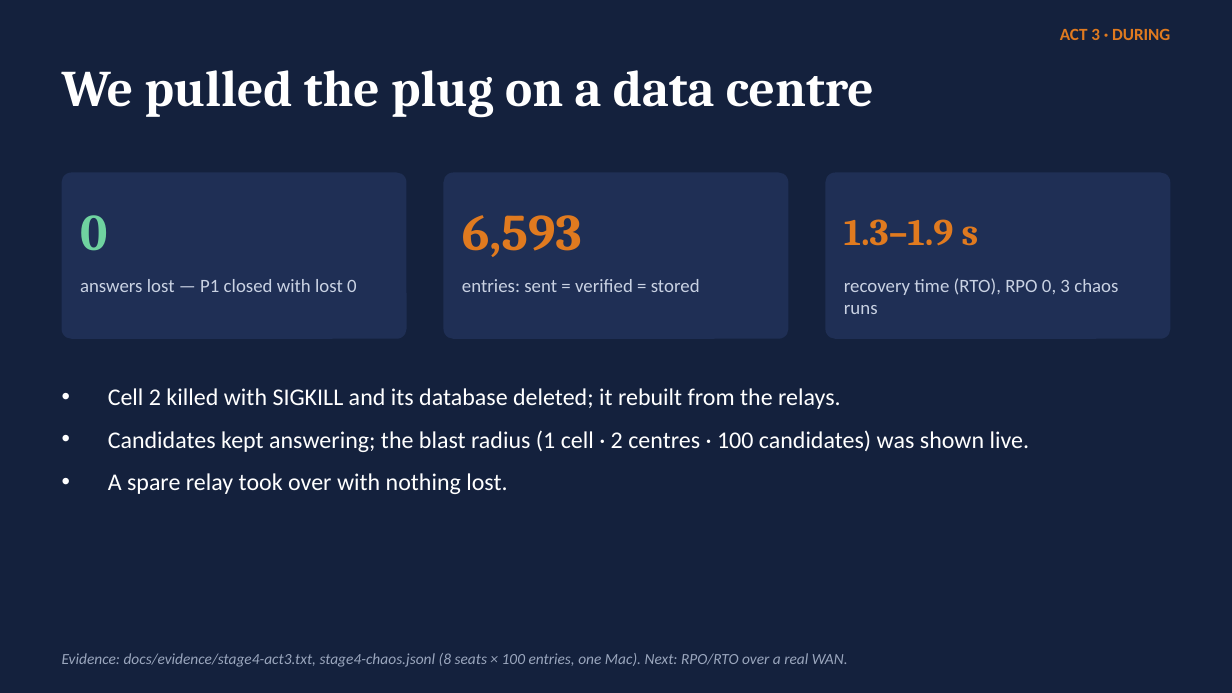
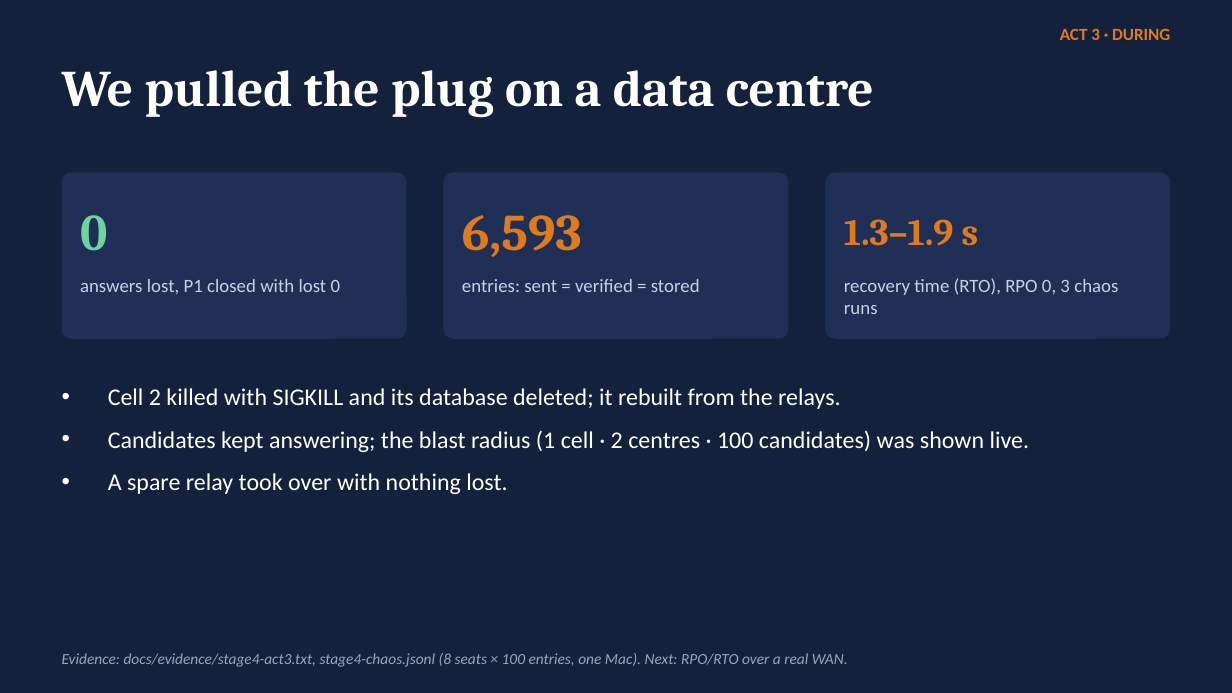
Before and after one commit to anirudh12032008/saakshi, a slide deck: slide 7 of docs/deck/saakshi.pptx. Drawn at 1232x693 pixels with LibreOffice and Linux fonts; fonts in the diff are those of the drawing. Boxes give left, top, right and bottom in pixels: in the first picture for what was removed or moved away, otherwise in the second. Text is boxed around its words. In the diff, an @@ line names an element or a change of style, - is before the commit and + after.

Commit message:
docs: solution presentation PDF, plain wording, no em dashes

```diff
--- a/docs/deck/saakshi.pptx
+++ b/docs/deck/saakshi.pptx
@@ text at (80,279,341,294): text changed @@
-answers lost — P1 closed with lost 0
+answers lost, P1 closed with lost 0
```
Also in this commit, not shown: 7 other slides changed, 2 other files.
